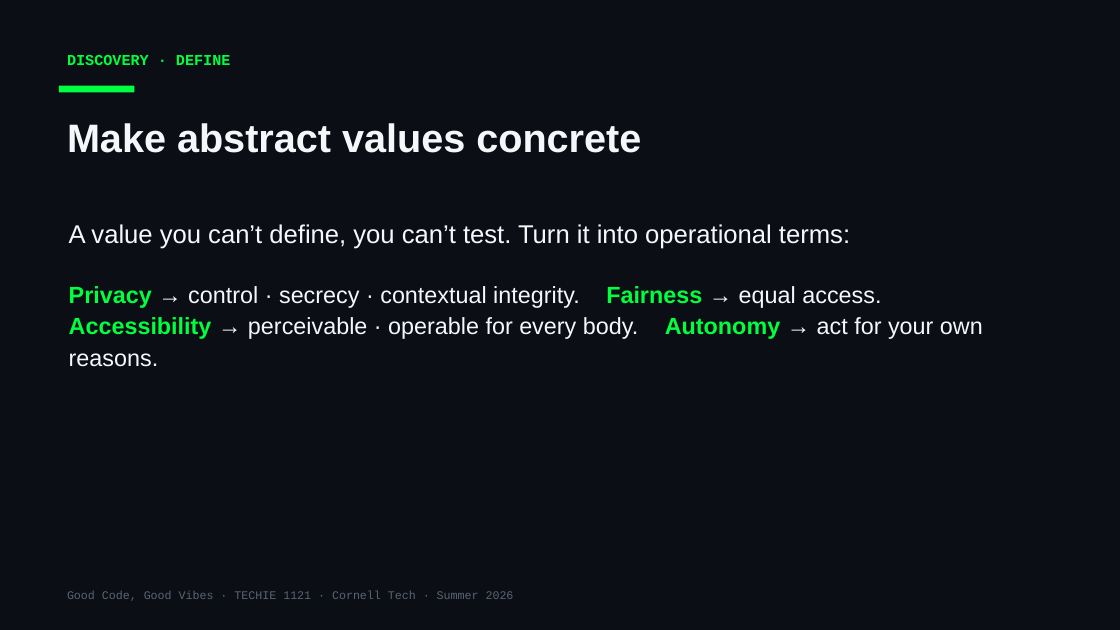
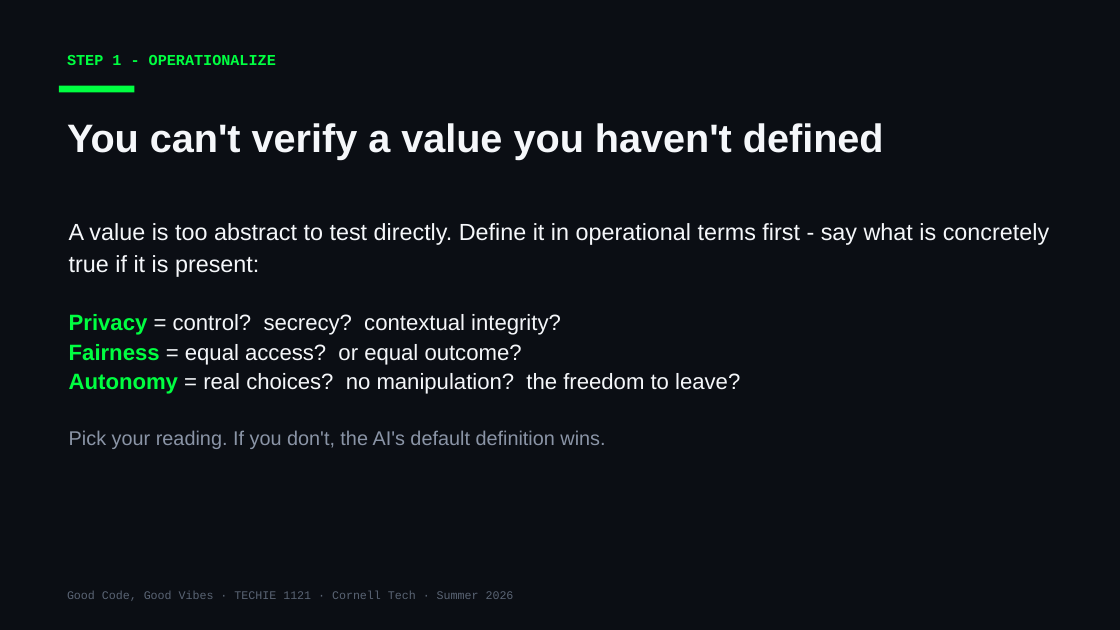
Before and after one commit to Cornell-Tech-Vibe-Coding-Summer-2026/website, a slide deck: slide 4 of slides/Week3-Tue-User-Testing-II.pptx (slide 6 before the commit). Drawn at 1120x630 pixels with LibreOffice and Linux fonts; fonts in the diff are those of the drawing. Boxes give left, top, right and bottom in pixels: in the first picture for what was removed or moved away, otherwise in the second. Text is boxed around its words. In the diff, an @@ line names an element or a change of style, - is before the commit and + after.

```diff
--- a/slides/Week3-Tue-User-Testing-II.pptx
+++ b/slides/Week3-Tue-User-Testing-II.pptx
@@ text at (67, 55, 276, 65): text changed @@
-DISCOVERY · DEFINE
+STEP 1 - OPERATIONALIZE
@@ text at (67, 123, 884, 160): text changed @@
-Make abstract values concrete
+You can't verify a value you haven't defined
@@ text at (69, 223, 1049, 449): text changed; size 20 to 19 pt @@
-A value you can’t define, you can’t test. Turn it into operational terms:
-Privacy → control · secrecy · contextual integrity. Fairness → equal access.
-Accessibility → perceivable · operable for every body. Autonomy → act for your own reasons.
+A value is too abstract to test directly. Define it in operational terms first - say what is concretely true if it is present:
+Privacy = control? secrecy? contextual integrity?
+Fairness = equal access? or equal outcome?
+Autonomy = real choices? no manipulation? the freedom to leave?
+Pick your reading. If you don't, the AI's default definition wins.
```
Also in this commit, not shown: 5 other slides changed, 8 slides added, 10 slides removed, 4 other files.
